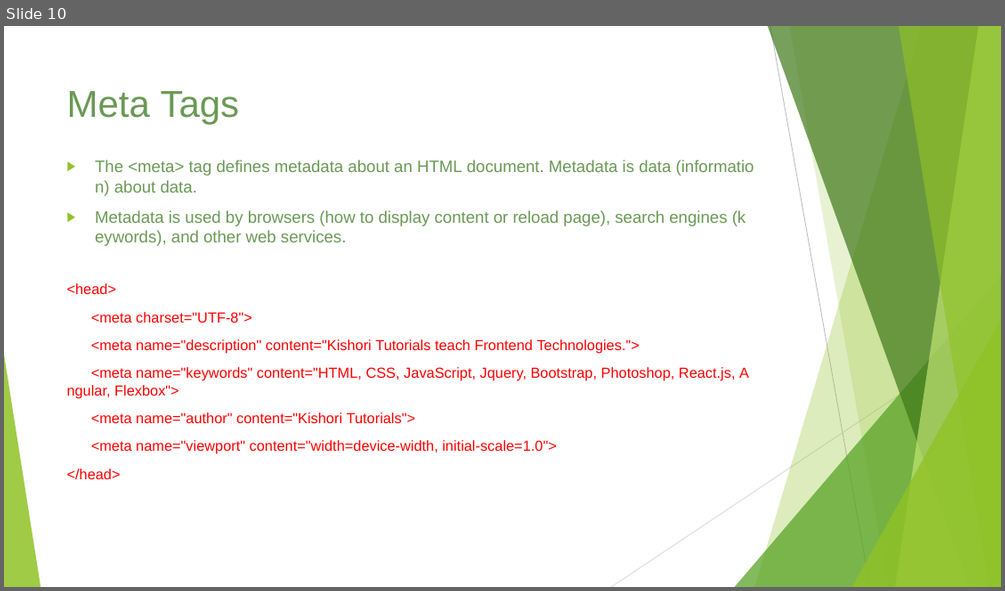
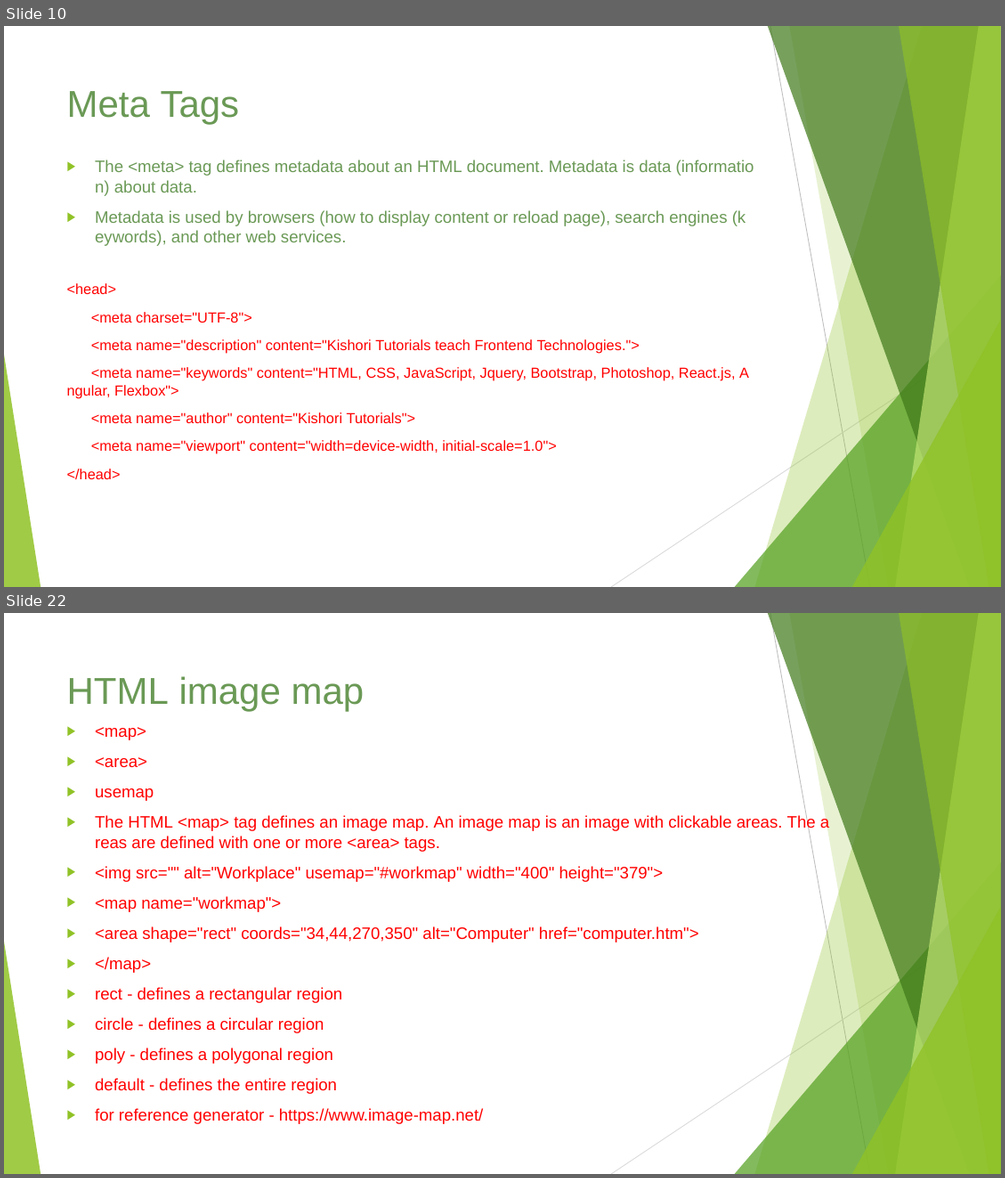
Before and after one commit to ameysawant/webdesigncourse, a slide deck: Web Design Course.pptx. Shown one above the other, each under a label of ours: slide 10 before the commit, slides 10 and 22 after it; the slides between them are not shown. The pictures are 1005x591 and 1005x1178 pixels, drawn with LibreOffice and Linux fonts; fonts in the diff are those of the drawing. Boxes give left, top, right and bottom in pixels: in the first picture for what was removed or moved away, otherwise in the second. Text is boxed around its words. In the diff, an @@ line names an element or a change of style, - is before the commit and + after.

```diff
--- a/Web Design Course.pptx
+++ b/Web Design Course.pptx
@@ slide 22 added at (4, 613, 1001, 1174), background #FFFFFF; not listed: 10 template elements that a slide beside it also shows @@
@@ title added at (67, 676, 364, 711), 36 pt, text #6A9955 @@
+HTML image map
@@ text added at (95, 727, 816, 1124), 16 pt, text #FF0000 @@
+▶ <map>
+▶ <area>
+▶ usemap
+▶ The HTML <map> tag defines an image map. An image map is an image with clickable areas. The areas are defined with one or more <area> tags.
+▶ <img src="" alt="Workplace" usemap="#workmap" width="400" height="379">
+▶ <map name="workmap">
+▶ <area shape="rect" coords="34,44,270,350" alt="Computer" href="computer.htm">
+▶ </map>
+▶ rect - defines a rectangular region
+▶ circle - defines a circular region
+▶ poly - defines a polygonal region
+▶ default - defines the entire region
+▶ for reference generator - https://www.image-map.net/
```
Also in this commit, not shown: 6 slides changed, 23 other slides added, 6 other files.
